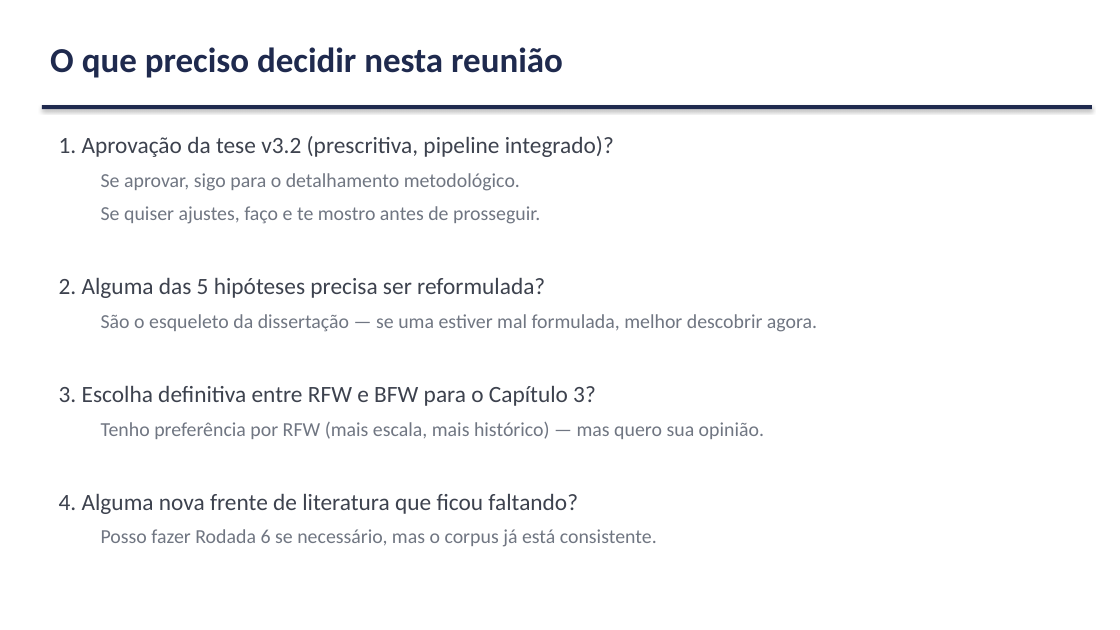
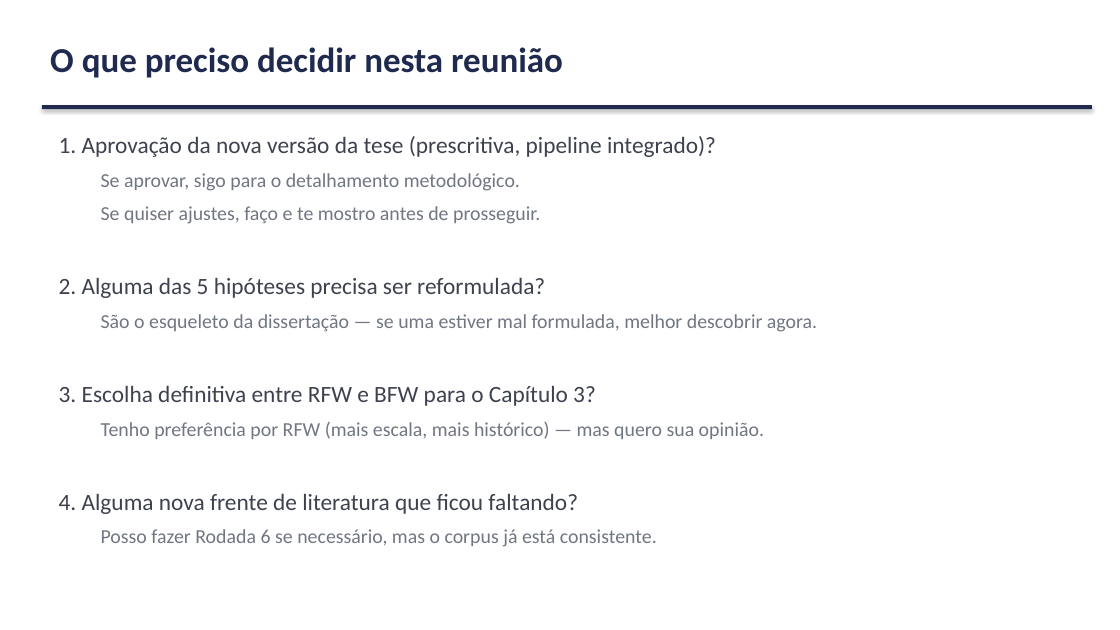
Before and after one commit to marcellozzetti/Facial-Recognition-Models-Mitigating-Bias, a slide deck: slide 26 of docs/ativo/material_reuniao_orientador_v3.2.1.pptx. Drawn at 1120x630 pixels with LibreOffice and Linux fonts; fonts in the diff are those of the drawing. Boxes give left, top, right and bottom in pixels: in the first picture for what was removed or moved away, otherwise in the second. Text is boxed around its words. In the diff, an @@ line names an element or a change of style, - is before the commit and + after.

```diff
--- a/docs/ativo/material_reuniao_orientador_v3.2.1.pptx
+++ b/docs/ativo/material_reuniao_orientador_v3.2.1.pptx
@@ text at (59, 136, 716, 157): text changed @@
-1. Aprovação da tese v3.2 (prescritiva, pipeline integrado)?
+1. Aprovação da nova versão da tese (prescritiva, pipeline integrado)?
```
Also in this commit, not shown: 15 other slides changed, 1 other file.
